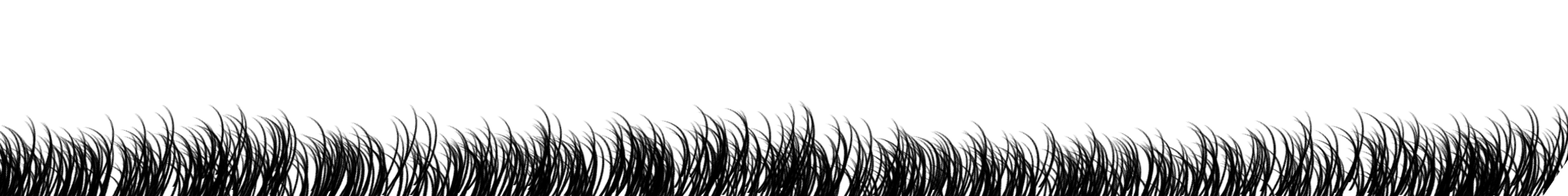
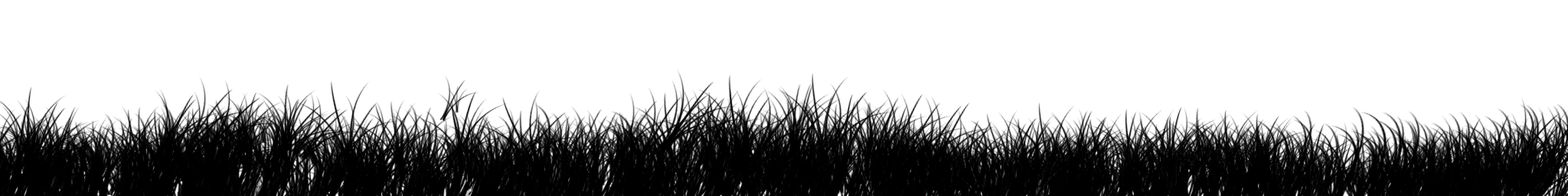
Layered file, before and after one edit (1568×196). Changes by layer:
showed "Layer 1" over bbox(0, 68, 1568, 196)
